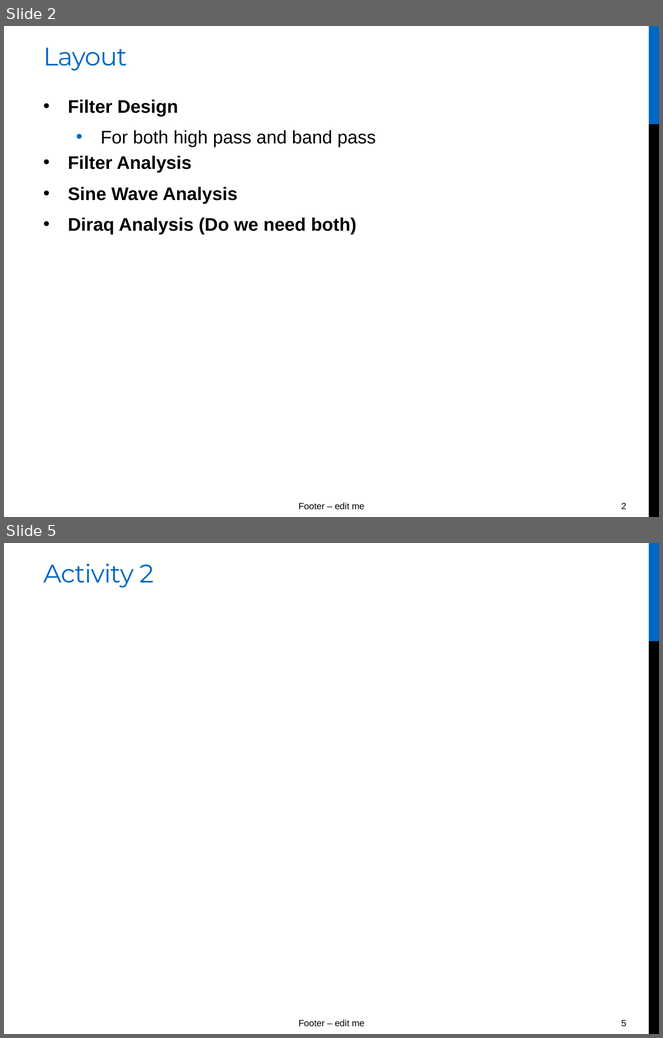
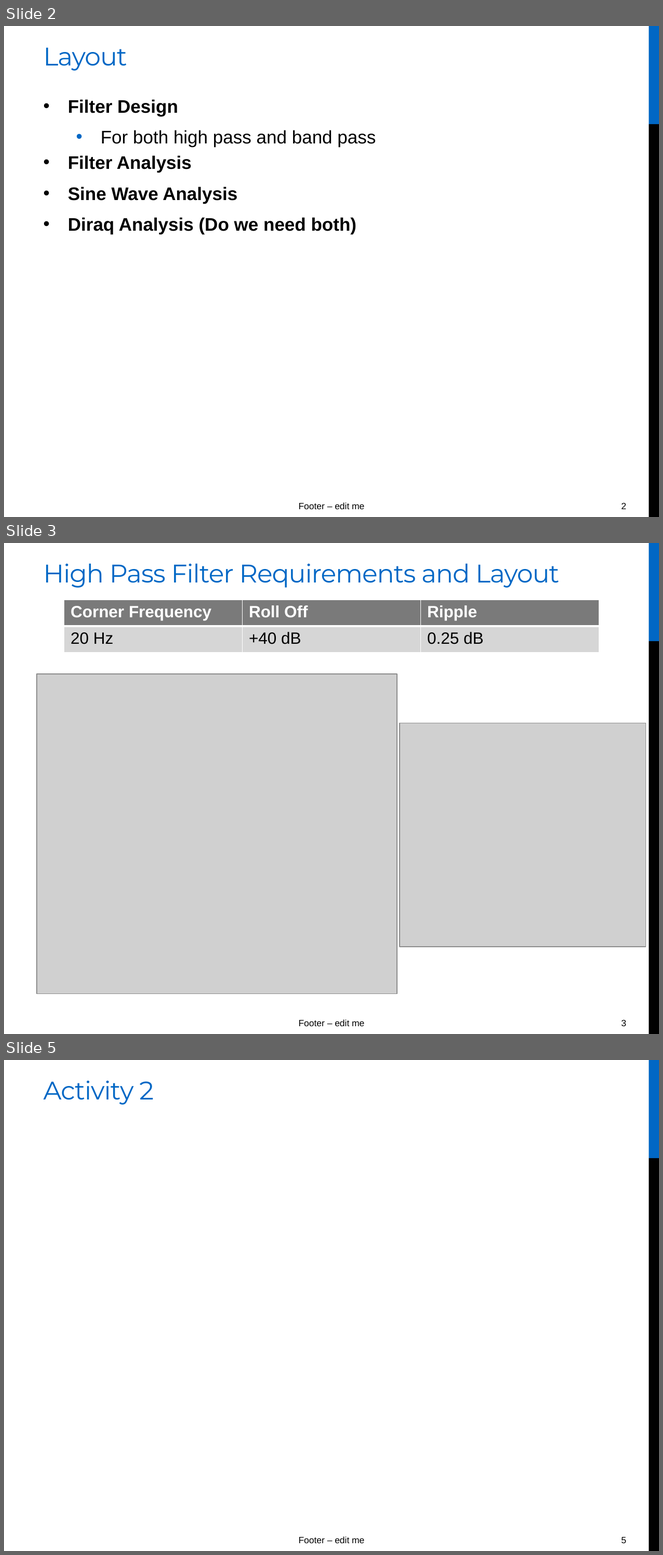
Before and after one commit to ChadwickyN/DSP_Project, a slide deck: FINAl_PRESENTATION.pptx. Shown one above the other, each under a label of ours: slides 2 and 5 before the commit, slides 2, 3 and 5 after it; the slides between them are not shown. The pictures are 663x1038 and 663x1555 pixels, drawn with LibreOffice and Linux fonts; fonts in the diff are those of the drawing; grey boxes stand for pictures. Boxes give left, top, right and bottom in pixels: in the first picture for what was removed or moved away, otherwise in the second. Text is boxed around its words. In the diff, an @@ line names an element or a change of style, - is before the commit and + after.

```diff
--- a/FINAl_PRESENTATION.pptx
+++ b/FINAl_PRESENTATION.pptx
@@ slide 3 added at <box>4,543,659,1034</box>, background #FFFFFF; not listed: 4 template elements that a slide beside it also shows @@
@@ title added at <box>44,563,559,588</box>, 28 pt, text #0067C5 @@
+High Pass Filter Requirements and Layout
@@ table added at <box>64,599,599,652</box>, 2 rows, 3 columns @@
+Corner Frequency | Roll Off | Ripple
+20 Hz | +40 dB | 0.25 dB
@@ picture added at <box>37,674,397,994</box> @@
@@ picture added at <box>400,723,646,947</box> @@
```
Also in this commit, not shown: 2 slides changed, 11 other slides added, 2 slides removed, 1 other file.
